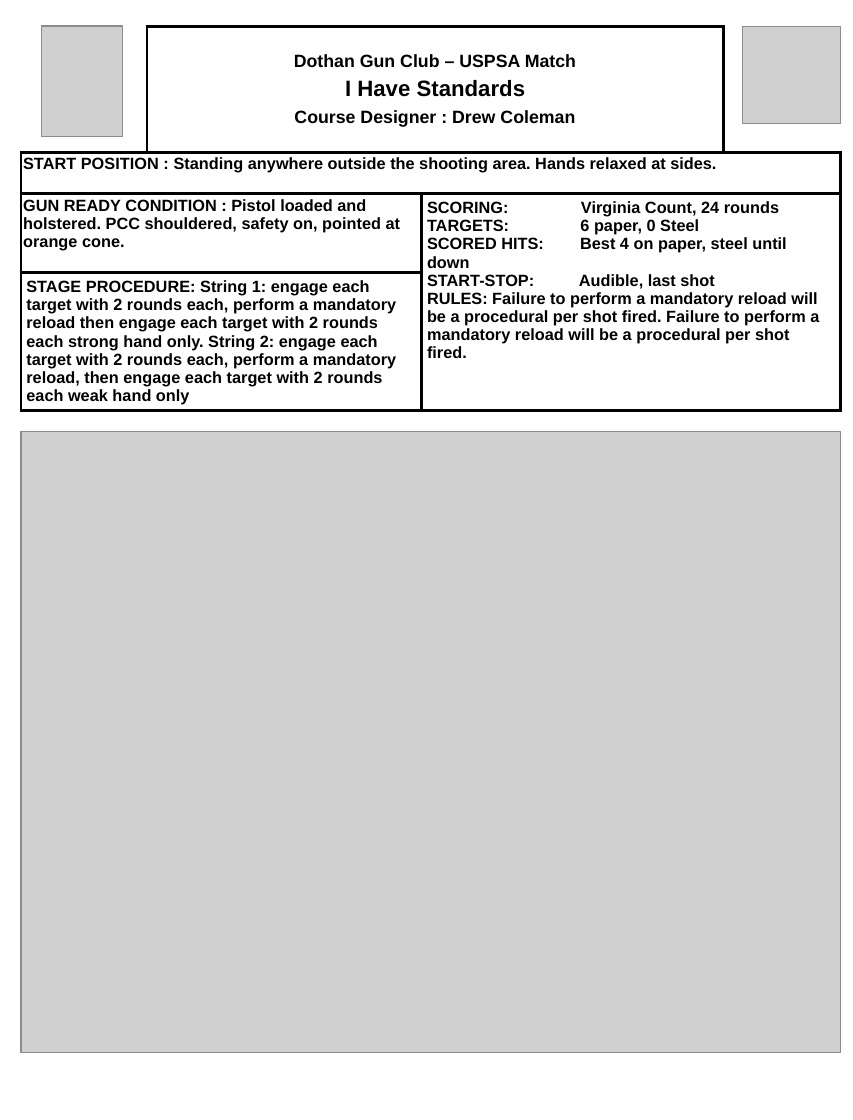
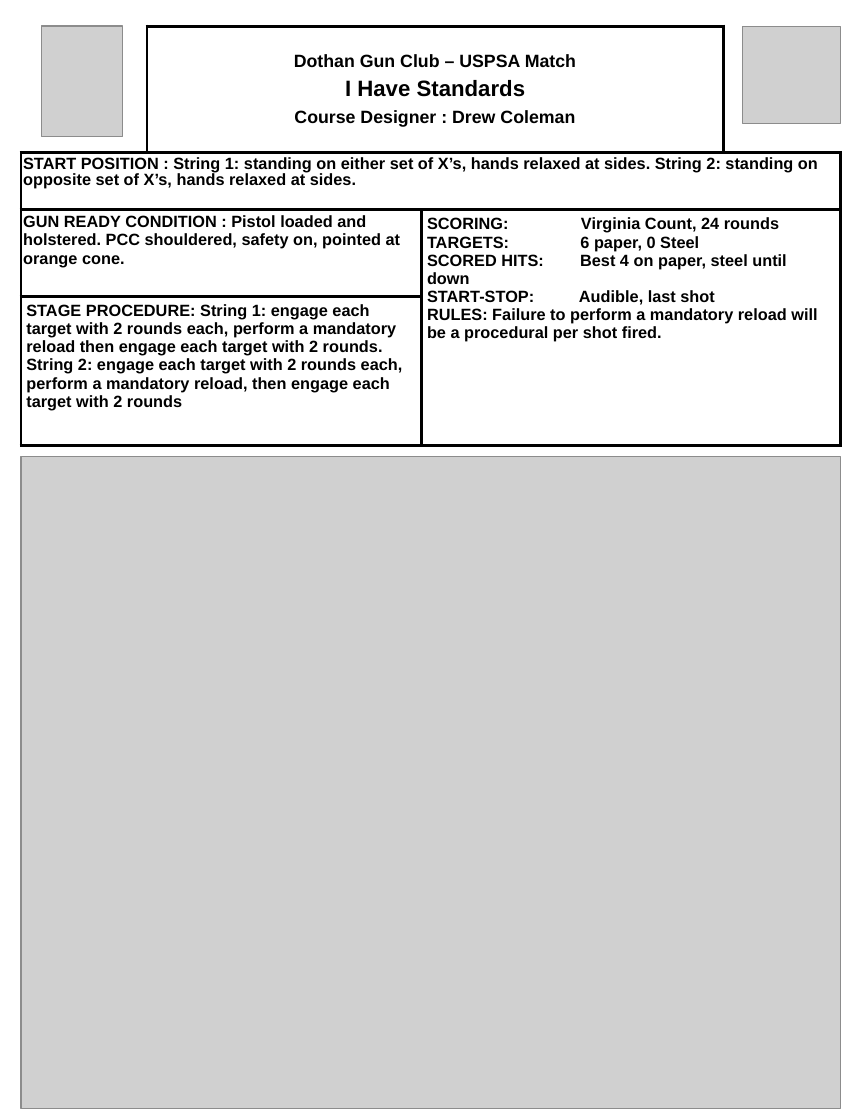
Before and after one commit to bagellord/USPSA-Stages, a slide deck: slide 1 of 21-25 rounds/I Have Standards - 24 Rounds - Virginia Count/I Have Standards.pptx. Drawn at 853x1120 pixels with LibreOffice and Linux fonts; fonts in the diff are those of the drawing; grey boxes stand for pictures. Boxes give left, top, right and bottom in pixels: in the first picture for what was removed or moved away, otherwise in the second. Text is boxed around its words. In the diff, an @@ line names an element or a change of style, - is before the commit and + after.

```diff
--- a/21-25 rounds/I Have Standards - 24 Rounds - Virginia Count/I Have Standards.pptx
+++ b/21-25 rounds/I Have Standards - 24 Rounds - Virginia Count/I Have Standards.pptx
@@ table at box(21, 26, 841, 451) @@
-row 2, column 1: START POSITION : Standing anywhere outside the shooting area. Hands relaxed at sides.
+row 2, column 1: START POSITION : String 1: standing on either set of X’s, hands relaxed at sides. String 2: standing on opposite set of X’s, hands relaxed at sides.
-row 3, column 3: SCORING: Virginia Count, 24 rounds / TARGETS: 6 paper, 0 Steel / SCORED HITS: Best 4 on paper, steel until down / START-STOP: Audible, last shot / RULES: Failure to perform a mandatory reload will be a procedural per shot fired. Failure to perform a mandatory reload will be a procedural per shot fired.
+row 3, column 3: SCORING: Virginia Count, 24 rounds / TARGETS: 6 paper, 0 Steel / SCORED HITS: Best 4 on paper, steel until down / START-STOP: Audible, last shot / RULES: Failure to perform a mandatory reload will be a procedural per shot fired.
-row 4, column 1: STAGE PROCEDURE: String 1: engage each target with 2 rounds each, perform a mandatory reload then engage each target with 2 rounds each strong hand only. String 2: engage each target with 2 rounds each, perform a mandatory reload, then engage each target with 2 rounds each weak hand only
+row 4, column 1: STAGE PROCEDURE: String 1: engage each target with 2 rounds each, perform a mandatory reload then engage each target with 2 rounds. String 2: engage each target with 2 rounds each, perform a mandatory reload, then engage each target with 2 rounds
@@ picture: place and size @@
-picture at box(21, 431, 840, 1051)
+picture at box(21, 456, 840, 1108)
```
Also in this commit, not shown: 2 other files.
